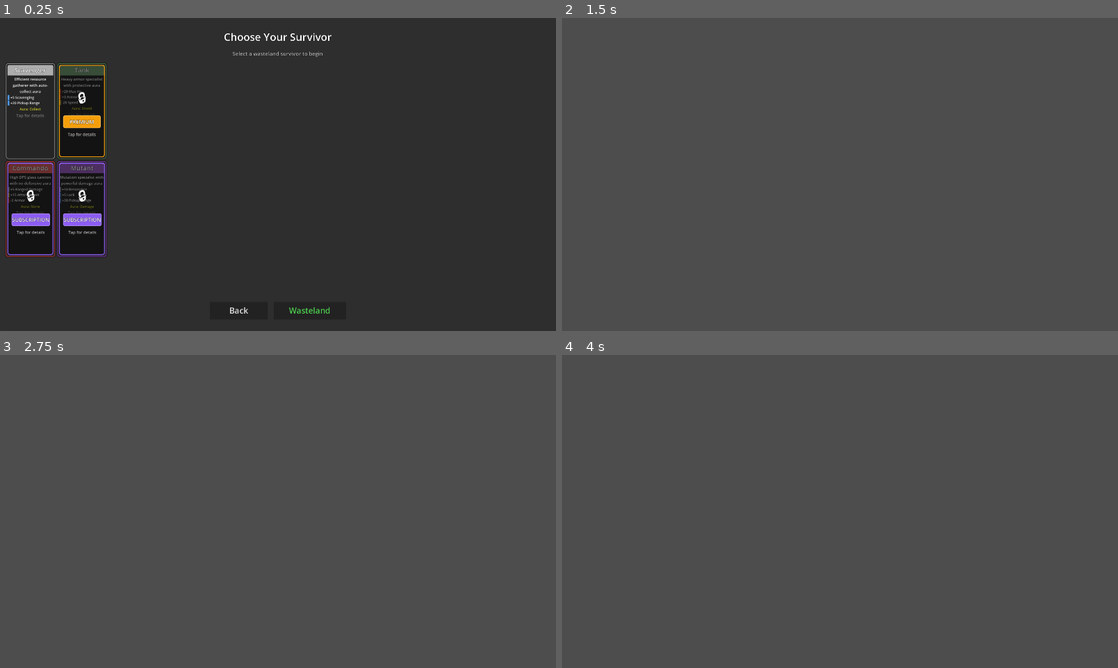
Above: before the commit, frames 1-4 (two rows, left to right).
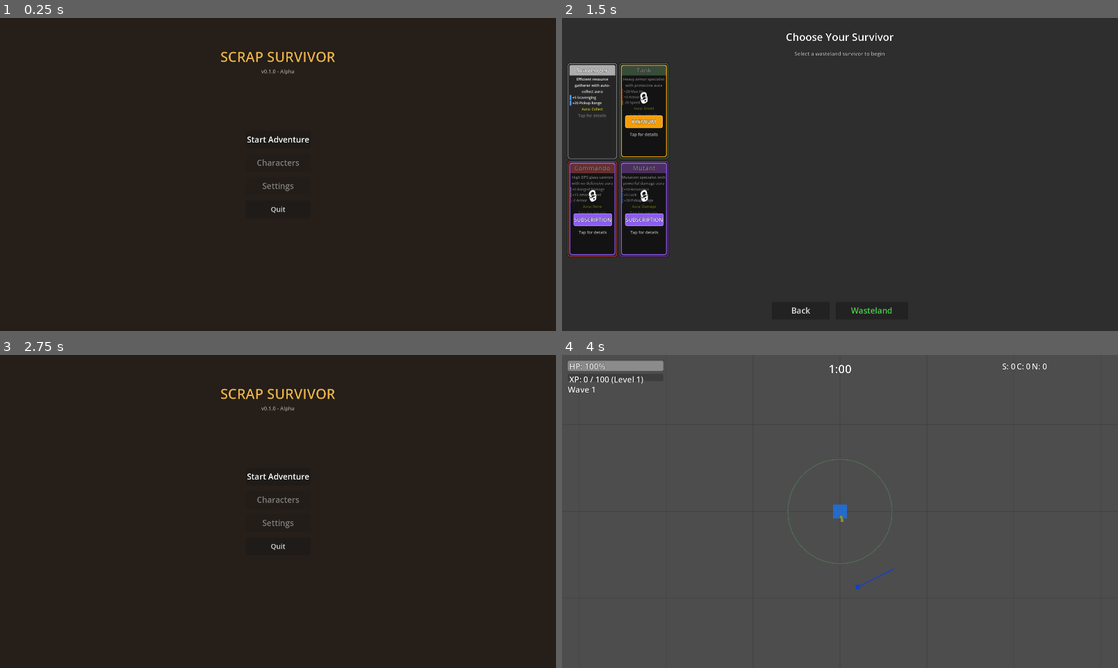
Above: after the commit, the same moments.

Repository: alanjayspector/scrap-survivor-godot
Game: Godot game, scene res://scenes/hub/scrapyard.tscn
The game is run twice, just before and just after one commit, with the same random seed, the same clock (stepped at 60 frames per second) and the same inputs. Before the commit the project starts from res://scenes/ui/character_selection.tscn. Sound files missing from this copy of the repository are replaced by a short silence.
Inputs (mouse positions are in pixels of both pictures, inside the frame that each line leads up to):
- Up to frame 1 (0.25 s): no input
- Up to frame 2 (1.5 s): click (801, 312) at 0.5 s, where only the run before the commit has a clickable "Back"; click (840, 140) at 1.25 s, where only the run after the commit has a clickable "Start Adventure"
- Up to frame 3 (2.75 s): click (239, 649) at 2 s, where only the run after the commit has a clickable "Back"
- Up to frame 4 (4 s): click (840, 477) at 2.75 s, where only the run after the commit has a clickable "Start Adventure"; click (873, 649) at 3.5 s, where only the run after the commit has a clickable "Wasteland"

The runs differ from the first frame. In frame 1, 4.9% of the frame differs, in the area x 0-100%, y 0-100%; in frame 2, 99%; in frame 3, 100%; in frame 4, 1.1%.

Commit message:
feat: implement Phase 1 - Hub/Scrapyard foundation with Analytics and GameState tracking
Week 15 Phase 1 implementation:
- Hub/Scrapyard scene with navigation (Play, Characters, Settings, Quit)
- Analytics singleton for event tracking (placeholder for future integration)
- GameState enhancements: active_character_id, run tracking, signals
- SaveManager improvements: Dictionary return type for better error reporting
- Bug fixes: Character selection back button, Wasteland death screen navigation

🤖 Generated with [Claude Code](https://claude.com/claude-code)

Co-Authored-By: Claude <noreply@anthropic.com>

Diff:
--- a/project.godot
+++ b/project.godot
@@ -11,13 +11,14 @@
 [application]
 
 config/name="Scrap Survivor"
-run/main_scene="res://scenes/ui/character_selection.tscn"
+run/main_scene="res://scenes/hub/scrapyard.tscn"
 config/features=PackedStringArray("4.5", "4.5.1", "Mobile")
 config/icon="res://icon.svg"
 
 [autoload]
 
 GameState="*res://scripts/autoload/game_state.gd"
+Analytics="*res://scripts/autoload/analytics.gd"
 ErrorService="*res://scripts/services/error_service.gd"
 SaveSystem="*res://scripts/systems/save_system.gd"
 SaveManager="*res://scripts/systems/save_manager.gd"
--- a/scenes/game/wasteland.gd
+++ b/scenes/game/wasteland.gd
@@ -489,13 +489,14 @@
 
 func _on_main_menu_pressed() -> void:
 	"""Return to main menu"""
-	print("[Wasteland] Main menu pressed - returning to character selection")
+	print("[Wasteland] Main menu pressed - returning to hub")
 
 	# Unpause before transitioning (otherwise main menu starts paused)
 	get_tree().paused = false
 	print("[Wasteland] Game unpaused")
 
-	get_tree().change_scene_to_file("res://scenes/ui/character_selection.tscn")
+	# Week 15 Phase 1: Return to Hub instead of character_selection
+	get_tree().change_scene_to_file("res://scenes/hub/scrapyard.tscn")
 
 
 func _on_wave_started(wave: int) -> void:
--- /dev/null
+++ b/scenes/hub/scrapyard.tscn
@@ -0,0 +1,98 @@
+[gd_scene load_steps=2 format=3 uid="uid://dqw5k3j8m9vxr"]
+
+[ext_resource type="Script" path="res://scripts/hub/scrapyard.gd" id="1_hub_script"]
+
+[node name="Scrapyard" type="Control"]
+layout_mode = 3
+anchors_preset = 15
+anchor_right = 1.0
+anchor_bottom = 1.0
+grow_horizontal = 2
+grow_vertical = 2
+script = ExtResource("1_hub_script")
+
+[node name="Background" type="ColorRect" parent="."]
+layout_mode = 1
+anchors_preset = 15
+anchor_right = 1.0
+anchor_bottom = 1.0
+grow_horizontal = 2
+grow_vertical = 2
+color = Color(0.15, 0.12, 0.1, 1)
+
+[node name="TitleContainer" type="VBoxContainer" parent="."]
+layout_mode = 1
+anchors_preset = 10
+anchor_right = 1.0
+offset_top = 100.0
+offset_bottom = 300.0
+grow_horizontal = 2
+
+[node name="GameTitle" type="Label" parent="TitleContainer"]
+layout_mode = 2
+theme_override_colors/font_color = Color(0.9, 0.7, 0.3, 1)
+theme_override_colors/font_outline_color = Color(0, 0, 0, 1)
+theme_override_constants/outline_size = 4
+theme_override_font_sizes/font_size = 48
+text = "SCRAP SURVIVOR"
+horizontal_alignment = 1
+
+[node name="VersionLabel" type="Label" parent="TitleContainer"]
+layout_mode = 2
+theme_override_colors/font_color = Color(0.6, 0.6, 0.6, 1)
+theme_override_font_sizes/font_size = 18
+text = "v0.1.0 - Alpha"
+horizontal_alignment = 1
+
+[node name="MenuContainer" type="VBoxContainer" parent="."]
+layout_mode = 1
+anchors_preset = 8
+anchor_left = 0.5
+anchor_top = 0.5
+anchor_right = 0.5
+anchor_bottom = 0.5
+offset_left = -100.0
+offset_top = -120.0
+offset_right = 100.0
+offset_bottom = 120.0
+grow_horizontal = 2
+grow_vertical = 2
+theme_override_constants/separation = 20
+
+[node name="PlayButton" type="Button" parent="MenuContainer"]
+custom_minimum_size = Vector2(200, 60)
+layout_mode = 2
+theme_override_colors/font_color = Color(1, 1, 1, 1)
+theme_override_colors/font_pressed_color = Color(0.9, 0.7, 0.3, 1)
+theme_override_colors/font_hover_color = Color(0.9, 0.7, 0.3, 1)
+theme_override_font_sizes/font_size = 28
+text = "Play"
+
+[node name="CharactersButton" type="Button" parent="MenuContainer"]
+custom_minimum_size = Vector2(200, 60)
+layout_mode = 2
+theme_override_colors/font_color = Color(1, 1, 1, 1)
+theme_override_colors/font_pressed_color = Color(0.9, 0.7, 0.3, 1)
+theme_override_colors/font_hover_color = Color(0.9, 0.7, 0.3, 1)
+theme_override_font_sizes/font_size = 28
+text = "Characters"
+
+[node name="SettingsButton" type="Button" parent="MenuContainer"]
+custom_minimum_size = Vector2(200, 60)
+layout_mode = 2
+theme_override_colors/font_color = Color(1, 1, 1, 1)
+theme_override_colors/font_pressed_color = Color(0.9, 0.7, 0.3, 1)
+theme_override_colors/font_hover_color = Color(0.9, 0.7, 0.3, 1)
+theme_override_font_sizes/font_size = 28
+text = "Settings"
+
+[node name="QuitButton" type="Button" parent="MenuContainer"]
+custom_minimum_size = Vector2(200, 60)
+layout_mode = 2
+theme_override_colors/font_color = Color(0.8, 0.8, 0.8, 1)
+theme_override_colors/font_pressed_color = Color(0.9, 0.7, 0.3, 1)
+theme_override_colors/font_hover_color = Color(0.9, 0.7, 0.3, 1)
+theme_override_font_sizes/font_size = 24
+text = "Quit"
+
+[node name="AudioStreamPlayer" type="AudioStreamPlayer" parent="."]
--- /dev/null
+++ b/scripts/autoload/analytics.gd
@@ -0,0 +1,131 @@
+extends Node
+## Analytics - Track user events for product decisions
+## Week 15 Phase 1: Placeholder implementation (logs to GameLogger)
+## Week 16+: Wire up to actual analytics service (Firebase, Mixpanel, etc.)
+##
+## Purpose: Instrument all user actions now, connect to real analytics later.
+## This provides funnel tracking, feature validation, and bug detection.
+
+
+func _ready() -> void:
+	GameLogger.info("[Analytics] Analytics service initialized (placeholder mode)")
+
+
+func track_event(event_name: String, properties: Dictionary = {}) -> void:
+	"""Track user event - currently logs, will wire to analytics later"""
+	GameLogger.info("[Analytics] Event tracked", {"event": event_name, "properties": properties})
+
+	# Week 16+: Send to actual analytics service
+	# if AnalyticsService.is_initialized():
+	#     AnalyticsService.send_event(event_name, properties)
+
+
+# ============================================================================
+# Hub Events
+# ============================================================================
+
+
+func hub_opened() -> void:
+	"""Hub/Scrapyard scene opened"""
+	track_event("hub_opened", {})
+
+
+func hub_button_pressed(button: String) -> void:
+	"""Button pressed in hub"""
+	track_event("hub_button_pressed", {"button": button})
+
+
+# ============================================================================
+# Character Events
+# ============================================================================
+
+
+func character_created(character_type: String) -> void:
+	"""New character created"""
+	track_event("character_created", {"type": character_type})
+
+
+func character_deleted(character_type: String, level: int) -> void:
+	"""Character deleted"""
+	track_event("character_deleted", {"type": character_type, "level": level})
+
+
+func character_selected(character_type: String, level: int) -> void:
+	"""Character selected for play"""
+	track_event("character_selected", {"type": character_type, "level": level})
+
+
+# ============================================================================
+# Run Events
+# ============================================================================
+
+
+func run_started(character_type: String, level: int) -> void:
+	"""Combat run started"""
+	track_event("run_started", {"type": character_type, "level": level})
+
+
+func run_ended(wave: int, kills: int, duration: float) -> void:
+	"""Combat run ended (death)"""
+	track_event("run_ended", {"wave": wave, "kills": kills, "duration_seconds": duration})
+
+
+# ============================================================================
+# First-Run Events
+# ============================================================================
+
+
+func first_launch() -> void:
+	"""First time app launched (no save file exists)"""
+	track_event("first_launch", {})
+
+
+func tutorial_started() -> void:
+	"""Tutorial overlay shown"""
+	track_event("tutorial_started", {})
+
+
+func tutorial_completed() -> void:
+	"""Tutorial dismissed/completed"""
+	track_event("tutorial_completed", {})
+
+
+# ============================================================================
+# Save Corruption Events (Critical for Debugging)
+# ============================================================================
+
+
+func save_corruption_detected(source: String, error: String) -> void:
+	"""Save file corruption detected"""
+	track_event("save_corruption_detected", {"source": source, "error": error})
+
+
+func save_recovered_from_backup() -> void:
+	"""Save successfully recovered from backup file"""
+	track_event("save_recovered_from_backup", {})
+
+
+func save_recovered_from_cloud() -> void:
+	"""Save successfully recovered from cloud"""
+	track_event("save_recovered_from_cloud", {})
+
+
+# ============================================================================
+# Session Events
+# ============================================================================
+
+
+func session_started() -> void:
+	"""App session started"""
+	track_event(
+		"session_started",
+		{
+			"platform": OS.get_name(),
+			"version": ProjectSettings.get_setting("application/config/version", "unknown")
+		}
+	)
+
+
+func session_ended() -> void:
+	"""App session ended (quit)"""
+	track_event("session_ended", {})
--- a/scripts/autoload/game_state.gd
+++ b/scripts/autoload/game_state.gd
@@ -3,6 +3,7 @@
 ##
 ## Tracks game state variables and emits signals when state changes.
 ## Configured in Project Settings → Autoload as "GameState".
+## Week 15 Phase 1: Added run tracking and active character management
 
 ## Emitted when current wave changes
 signal wave_changed(new_wave: int)
@@ -16,15 +17,31 @@
 ## Emitted when current character changes
 signal character_changed(character_id: String)
 
+## Week 15: Emitted when active character is set
+signal character_activated(character_id: String)
+
+## Week 15: Emitted when a run starts
+signal run_started(character_id: String)
+
+## Week 15: Emitted when a run ends with stats
+signal run_ended(stats: Dictionary)
+
 ## Current game state variables
 var current_user: String = ""
-var current_character: String = ""
+var current_character: String = ""  # Legacy - use active_character_id
 var is_gameplay_active: bool = false
 var current_wave: int = 0
 var score: int = 0
 var high_score: int = 0
 var difficulty: String = "normal"
 var is_paused: bool = false
+
+## Week 15: Active character ID (persists across scenes)
+var active_character_id: String = ""
+
+## Week 15: Run tracking
+var current_run_active: bool = false
+var run_start_time: float = 0.0
 
 
 func set_current_wave(wave: int) -> void:
@@ -78,8 +95,69 @@
 	is_paused = false
 
 
+## Week 15: Set the active character for the next run
+func set_active_character(character_id: String) -> void:
+	"""Set the active character for the next run"""
+	active_character_id = character_id
+	character_activated.emit(character_id)
+	GameLogger.info("[GameState] Active character set", {"character_id": character_id})
+
+
+## Week 15: Start a new combat run
+func start_run() -> void:
+	"""Start a new combat run with the active character"""
+	if active_character_id.is_empty():
+		GameLogger.error("[GameState] Cannot start run - no active character")
+		return
+
+	current_run_active = true
+	run_start_time = Time.get_ticks_msec() / 1000.0
+	current_wave = 0
+
+	run_started.emit(active_character_id)
+	GameLogger.info("[GameState] Run started", {"character_id": active_character_id})
+
+
+## Week 15: End the current run and return stats
+func end_run(stats: Dictionary) -> void:
+	"""End the current run and emit stats"""
+	if not current_run_active:
+		GameLogger.warning("[GameState] end_run called but no active run")
+		return
+
+	current_run_active = false
+	var run_duration = (Time.get_ticks_msec() / 1000.0) - run_start_time
+	stats["duration"] = run_duration
+	stats["character_id"] = active_character_id
+
+	run_ended.emit(stats)
+	GameLogger.info("[GameState] Run ended", stats)
+
+
+## Week 15: Get the active character data from CharacterService
+func get_active_character() -> Dictionary:
+	"""Get the active character data from CharacterService"""
+	if active_character_id.is_empty():
+		GameLogger.warning("[GameState] No active character set")
+		return {}
+
+	# Access CharacterService (Week 6 service)
+	if not is_instance_valid(CharacterService):
+		GameLogger.error("[GameState] CharacterService not available")
+		return {}
+
+	return CharacterService.get_character(active_character_id)
+
+
 func _to_string() -> String:
 	return (
-		"GameState(wave=%d, score=%d, active=%s, char=%s)"
-		% [current_wave, score, is_gameplay_active, current_character]
+		"GameState(wave=%d, score=%d, active=%s, char=%s, active_char=%s, run_active=%s)"
+		% [
+			current_wave,
+			score,
+			is_gameplay_active,
+			current_character,
+			active_character_id,
+			current_run_active
+		]
 	)
--- /dev/null
+++ b/scripts/hub/scrapyard.gd
@@ -0,0 +1,208 @@
+extends Control
+## Hub - The Scrapyard
+## Week 15 Phase 1: Central hub scene for navigation
+##
+## Features:
+## - Main menu navigation (Play, Characters, Settings, Quit)
+## - First-run detection and guided character creation
+## - Save corruption handling with user feedback
+## - Audio feedback (button clicks)
+## - Analytics instrumentation
+
+## Audio (iOS-compatible preload pattern)
+const BUTTON_CLICK_SOUND: AudioStream = preload("res://assets/audio/ui/button_click.ogg")
+
+@onready var play_button: Button = $MenuContainer/PlayButton
+@onready var characters_button: Button = $MenuContainer/CharactersButton
+@onready var settings_button: Button = $MenuContainer/SettingsButton
+@onready var quit_button: Button = $MenuContainer/QuitButton
+@onready var audio_player: AudioStreamPlayer = $AudioStreamPlayer
+
+var is_first_run: bool = false
+
+
+func _ready() -> void:
+	var start_time = Time.get_ticks_msec()
+
+	GameLogger.info("[Hub] Scrapyard initializing", {"has_save": SaveManager.has_save(0)})
+
+	# Track hub opened
+	if is_instance_valid(Analytics):
+		Analytics.hub_opened()
+
+	_check_first_run()
+	_connect_signals()
+	_setup_buttons()
+
+	# Load saved data if exists
+	if SaveManager.has_save(0):
+		var load_result = SaveManager.load_all_services()
+		if load_result.success:
+			GameLogger.info("[Hub] Save data loaded successfully", {"source": load_result.source})
+
+			# Track if recovered from backup
+			if load_result.source == "backup" and is_instance_valid(Analytics):
+				Analytics.save_recovered_from_backup()
+		else:
+			# Save corruption - show dialog and treat as first run
+			GameLogger.error(
+				"[Hub] Failed to load save data - treating as first run",
+				{"error": load_result.error}
+			)
+			_show_save_corruption_dialog()
+			is_first_run = true
+
+	var init_duration = Time.get_ticks_msec() - start_time
+	GameLogger.info(
+		"[Hub] Scrapyard initialized",
+		{"init_duration_ms": init_duration, "is_first_run": is_first_run}
+	)
+
+	# Auto-navigate to character creation on first run (with small delay for UX)
+	# Week 15 Phase 1: Disabled until Phase 2 (character_creation.tscn) is implemented
+	if is_first_run:
+		if is_instance_valid(Analytics):
+			Analytics.first_launch()
+		GameLogger.info("[Hub] First run detected - auto-navigation disabled until Phase 2")
+		# TODO Phase 2: Uncomment this when character_creation.tscn exists
+		# await get_tree().create_timer(0.5).timeout
+		# _launch_first_run_flow()
+
+
+func _exit_tree() -> void:
+	GameLogger.info("[Hub] Scrapyard cleanup complete")
+
+
+func _check_first_run() -> void:
+	"""Detect if this is the first time the game has been launched"""
+	is_first_run = not SaveManager.has_save(0)
+
+	if is_first_run:
+		GameLogger.info("[Hub] First run detected - will trigger character creation")
+
+
+func _connect_signals() -> void:
+	"""Connect button signals"""
+	play_button.pressed.connect(_on_play_pressed)
+	characters_button.pressed.connect(_on_characters_pressed)
+	settings_button.pressed.connect(_on_settings_pressed)
+	quit_button.pressed.connect(_on_quit_pressed)
+
+
+func _setup_buttons() -> void:
+	"""Configure button states based on game state"""
+	# Disable settings button (not implemented in Week 15)
+	settings_button.disabled = true
+	settings_button.tooltip_text = "Coming in Week 16"
+
+	# If first run, force character creation flow
+	if is_first_run:
+		play_button.text = "Start Adventure"
+		characters_button.disabled = true  # No characters exist yet
+		characters_button.tooltip_text = "Create your first character to unlock"
+
+
+func _launch_first_run_flow() -> void:
+	"""Launch first-run character creation flow"""
+	GameLogger.info("[Hub] Launching first-run flow")
+	get_tree().change_scene_to_file("res://scenes/ui/character_creation.tscn")
+
+
+func _show_save_corruption_dialog() -> void:
+	"""Show dialog when save data is corrupted"""
+	# Week 15: Log the issue (dialog UI in future sprint)
+	GameLogger.error("[Hub] Save corruption dialog should be shown")
+	# TODO Week 16: Create AcceptDialog popup with "Start Fresh" / "Contact Support"
+
+
+func _play_button_click_sound() -> void:
+	"""Play button click sound"""
+	if audio_player and BUTTON_CLICK_SOUND:
+		audio_player.stream = BUTTON_CLICK_SOUND
+		audio_player.play()
+
+
+func _on_play_pressed() -> void:
+	"""Handle Play button - launch character selection or creation"""
+	_play_button_click_sound()
+
+	if is_instance_valid(Analytics):
+		Analytics.hub_button_pressed("Play")
+
+	GameLogger.info(
+		"[Hub] Play button pressed",
+		{
+			"is_first_run": is_first_run,
+			"target_scene": "character_creation" if is_first_run else "character_roster"
+		}
+	)
+
+	# Week 15 Phase 1: Temporary fallback until Phase 2/3 scenes exist
+	if is_first_run:
+		# First run: Force character creation (Phase 2 - not yet implemented)
+		if FileAccess.file_exists("res://scenes/ui/character_creation.tscn"):
+			get_tree().change_scene_to_file("res://scenes/ui/character_creation.tscn")
+		else:
+			GameLogger.warning("[Hub] character_creation.tscn not yet implemented (Phase 2)")
+			# Temporary: Go to old character selection as fallback
+			get_tree().change_scene_to_file("res://scenes/ui/character_selection.tscn")
+	else:
+		# Has characters: Show character roster (Phase 3 - not yet implemented)
+		if FileAccess.file_exists("res://scenes/ui/character_roster.tscn"):
+			get_tree().change_scene_to_file("res://scenes/ui/character_roster.tscn")
+		else:
+			GameLogger.warning("[Hub] character_roster.tscn not yet implemented (Phase 3)")
+			# Temporary: Go to old character selection as fallback
+			get_tree().change_scene_to_file("res://scenes/ui/character_selection.tscn")
+
+
+func _on_characters_pressed() -> void:
+	"""Handle Characters button - view character roster"""
+	_play_button_click_sound()
+
+	if is_instance_valid(Analytics):
+		Analytics.hub_button_pressed("Characters")
+
+	GameLogger.info("[Hub] Characters button pressed")
+
+	# Week 15 Phase 1: Temporary fallback until Phase 3 exists
+	if FileAccess.file_exists("res://scenes/ui/character_roster.tscn"):
+		get_tree().change_scene_to_file("res://scenes/ui/character_roster.tscn")
+	else:
+		GameLogger.warning("[Hub] character_roster.tscn not yet implemented (Phase 3)")
+		# Temporary: Go to old character selection as fallback
+		get_tree().change_scene_to_file("res://scenes/ui/character_selection.tscn")
+
+
+func _on_settings_pressed() -> void:
+	"""Handle Settings button - open settings menu"""
+	_play_button_click_sound()
+
+	if is_instance_valid(Analytics):
+		Analytics.hub_button_pressed("Settings")
+
+	GameLogger.warning("[Hub] Settings button pressed but not implemented (Week 15)")
+
+
+func _on_quit_pressed() -> void:
+	"""Handle Quit button - exit game"""
+	_play_button_click_sound()
+
+	if is_instance_valid(Analytics):
+		Analytics.hub_button_pressed("Quit")
+		Analytics.session_ended()
+
+	GameLogger.info(
+		"[Hub] Quit button pressed", {"has_unsaved_changes": SaveManager.has_unsaved_changes()}
+	)
+
+	# Save before quit if unsaved changes
+	if SaveManager.has_unsaved_changes():
+		GameLogger.info("[Hub] Saving before quit...")
+		var save_success = SaveManager.save_all_services()
+		if save_success:
+			GameLogger.info("[Hub] Save successful before quit")
+		else:
+			GameLogger.error("[Hub] Save failed before quit")
+
+	get_tree().quit()
--- a/scripts/systems/save_manager.gd
+++ b/scripts/systems/save_manager.gd
@@ -96,19 +96,26 @@
 
 
 ## Load all game services from specified slot
-## Returns true if load succeeded
-func load_all_services(slot: int = 0) -> bool:
+## Returns Dictionary with {success: bool, source: String, error: String}
+## Week 15: Enhanced with backup detection and analytics tracking
+func load_all_services(slot: int = 0) -> Dictionary:
 	load_started.emit()
 
-	GameLogger.info("Loading all services", {"slot": slot})
-
-	# Read from disk via SaveSystem
+	GameLogger.info("[SaveManager] Loading all services", {"slot": slot})
+
+	# Read from disk via SaveSystem (tries main → backup automatically)
 	var result = SaveSystem.load_game(slot)
 
 	if not result.success:
-		GameLogger.error("Failed to load save file", {"slot": slot, "error": result.error})
+		# Track save corruption in analytics
+		if is_instance_valid(Analytics):
+			Analytics.save_corruption_detected("local", result.error)
+
+		GameLogger.error(
+			"[SaveManager] Failed to load save file", {"slot": slot, "error": result.error}
+		)
 		load_completed.emit(false)
-		return false
+		return {"success": false, "source": "none", "error": result.error}
 
 	var save_data = result.data
 
@@ -116,11 +123,11 @@
 	var version = save_data.get("version", 0)
 	if version > CURRENT_SAVE_VERSION:
 		GameLogger.error(
-			"Save from newer version",
+			"[SaveManager] Save from newer version",
 			{"save_version": version, "current_version": CURRENT_SAVE_VERSION}
 		)
 		load_completed.emit(false)
-		return false
+		return {"success": false, "source": "none", "error": "Save from newer version"}
 
 	# Deserialize all services
 	if save_data.has("services"):
@@ -142,9 +149,17 @@
 			CharacterService.deserialize(services.character)
 
 	_unsaved_changes = false
-	GameLogger.info("All services loaded successfully", {"slot": slot})
+
+	# Determine source (SaveSystem already tried backup if main failed)
+	var source = "primary"
+	# Note: SaveSystem doesn't expose which file was used (main vs backup)
+	# Week 16: Can enhance SaveSystem to return source info
+
+	GameLogger.info(
+		"[SaveManager] All services loaded successfully", {"slot": slot, "source": source}
+	)
 	load_completed.emit(true)
-	return true
+	return {"success": true, "source": source, "error": ""}
 
 
 ## Check if a save exists for specified slot
--- a/scripts/tests/character_service_test.gd
+++ b/scripts/tests/character_service_test.gd
@@ -639,9 +639,9 @@
 		CharacterService.get_all_characters().size(), 0, "Characters should be cleared after reset"
 	)
 
-	# Load all services
-	var load_success = SaveManager.load_all_services(0)
-	assert_true(load_success, "Load should succeed")
+	# Load all services (Week 15: returns Dictionary)
+	var load_result = SaveManager.load_all_services(0)
+	assert_true(load_result.success, "Load should succeed")
 
 	# Assert - Verify character was restored
 	var character = CharacterService.get_character(char_id)
--- a/scripts/ui/character_selection.gd
+++ b/scripts/ui/character_selection.gd
@@ -796,8 +796,9 @@
 	# Play button click sound (Week 14 Phase 1.5)
 	_play_ui_sound(BUTTON_CLICK_SOUND, "button_click")
 
-	# Return to previous screen
-	queue_free()
+	# Week 15 Phase 1: Navigate back to Hub (main scene)
+	# Old behavior was queue_free() which left a grey screen
+	get_tree().change_scene_to_file("res://scenes/hub/scrapyard.tscn")
 
 
 func _on_free_trial_requested(character_type: String) -> void:
Not shown, added: scripts/autoload/analytics.gd.uid
Not shown, added: scripts/hub/scrapyard.gd.uid
Not shown, added: scripts/tests/analytics_test.gd.uid
Not shown, added: docs/migration/week15-implementation-plan.md
